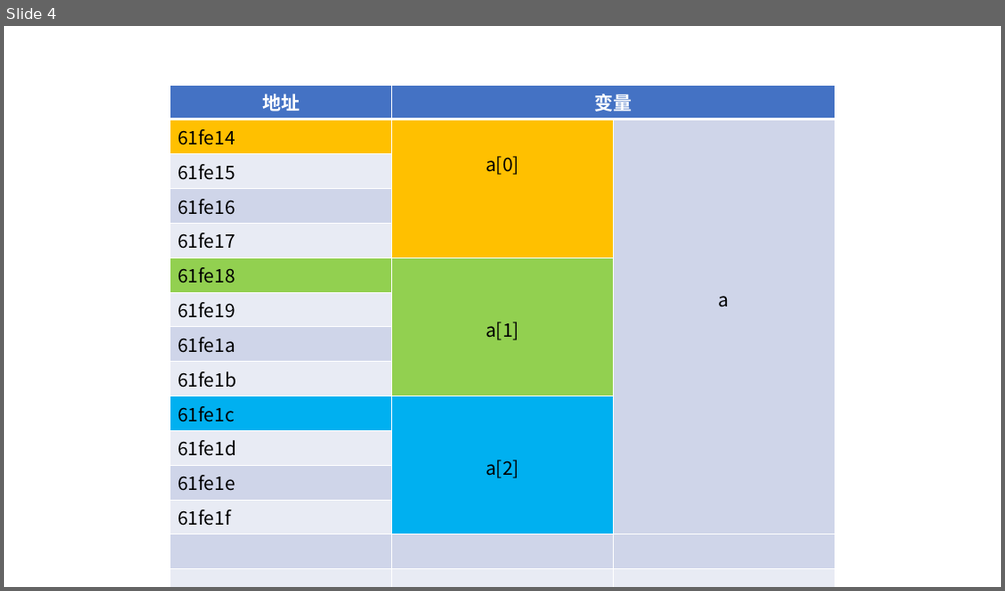
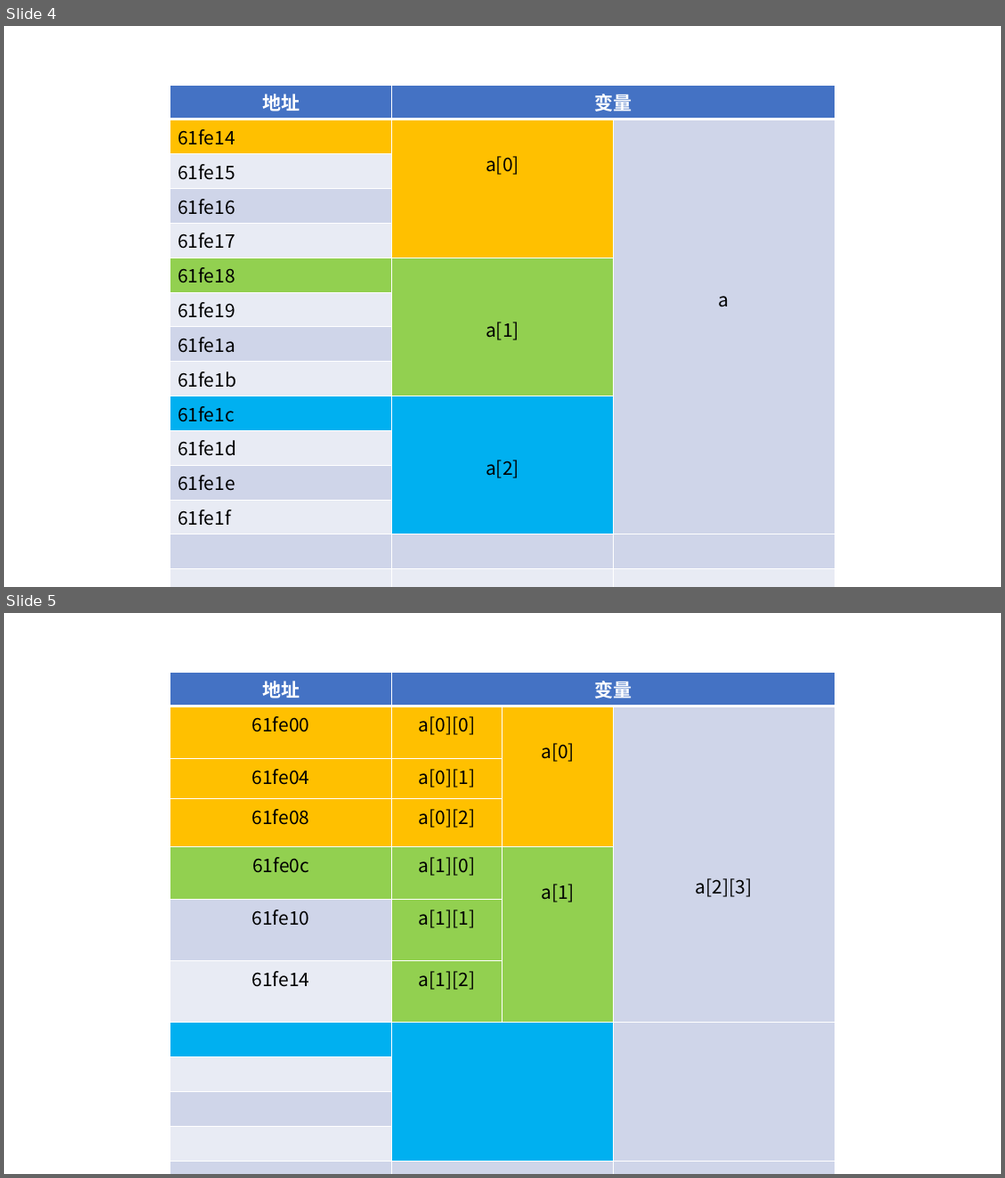
Before and after one commit to cxinping/C, a slide deck: Tools/绘图.pptx. Shown one above the other, each under a label of ours: slide 4 before the commit, slides 4 and 5 after it. The pictures are 1005x591 and 1005x1178 pixels, drawn with LibreOffice and Linux fonts; fonts in the diff are those of the drawing. Boxes give left, top, right and bottom in pixels: in the first picture for what was removed or moved away, otherwise in the second. Text is boxed around its words. In the diff, an @@ line names an element or a change of style, - is before the commit and + after.

```diff
--- a/Tools/绘图.pptx
+++ b/Tools/绘图.pptx
@@ slide 5 added at [4, 613, 1001, 1174], background #FFFFFF @@
@@ table added at [170, 672, 834, 1174], 15 rows, 4 columns @@
+地址 | 变量 |  | 
+61fe00 | a[0][0] | a[0] | a[2][3]
+61fe04 | a[0][1] |  | 
+61fe08 | a[0][2] |  | 
+61fe0c | a[1][0] | a[1] | 
+61fe10 | a[1][1] |  | 
+61fe14 | a[1][2] |  | 
+ |  |  | 
+ |  |  | 
+ |  |  | 
+ |  |  | 
+ |  |  | 
+ |  |  | 
+ |  |  | 
+ |  |  | 
```
Also in this commit, not shown: 3 other files.
